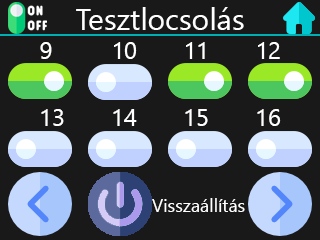
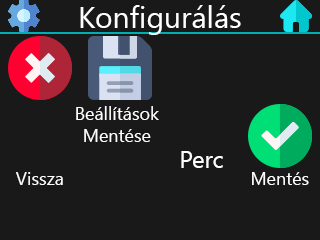
Layered file, before and after one edit (320x240). Changes by layer:
added group "Beállítások menü" with 12 layers above "Idő beállítás" over (8, 0, 312, 185)
added layer "Title: Konfigurálás" in group "Beállítások menü" over (80, 5, 241, 35)
added layer "Settings icon" (2nd of 2, in "Beállítások menü") in group "Beállítások menü" over (8, 0, 40, 32)
added layer "Home icon" (3rd of 9, in "Beállítások menü") in group "Beállítások menü" over (280, 0, 312, 32)
added layer "Save sign" (2nd of 5, in "Beállítások menü") in group "Beállítások menü" over (16, 172, 63, 185)
added layer "Save sign" (3rd of 5, in "Beállítások menü") in group "Beállítások menü" over (252, 172, 309, 185)
added layer "Minute sign" (1st of 6, in "Beállítások menü") in group "Beállítások menü" over (181, 151, 223, 168)
added layer "Réteg 23" in group "Beállítások menü" over (88, 36, 152, 100)
added layer "Hour sign" (2nd of 5, in "Beállítások menü") in group "Beállítások menü" over (76, 106, 159, 142)
added layer "Réteg 22" in group "Beállítások menü" over (8, 36, 72, 100)
added layer "Réteg 21" in group "Beállítások menü" over (248, 104, 312, 168)
hid group "Testlocsolás menu x64" (18 layers) over (8, 2, 315, 236)
